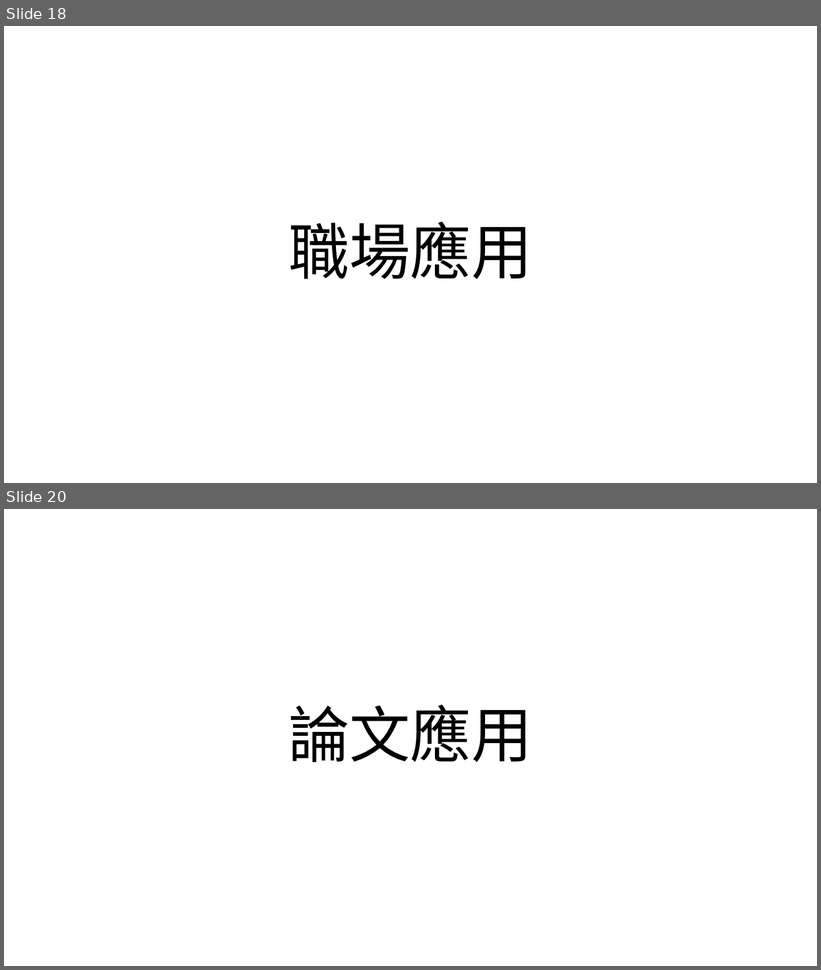
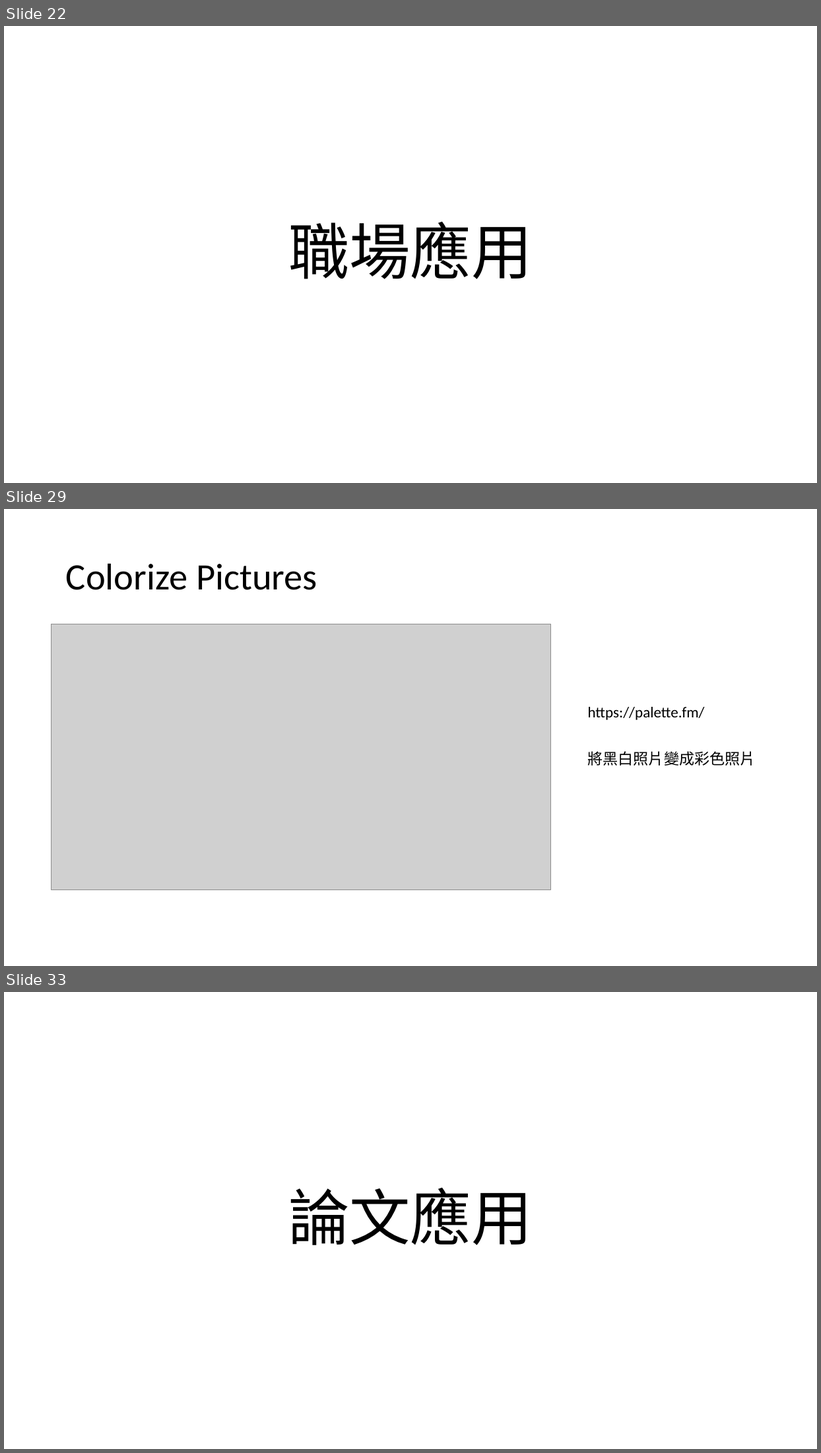
Before and after one commit to 10994015/0927speech, a slide deck: ppt草稿.pptx. Shown one above the other, each under a label of ours: slides 18 and 20 before the commit, slides 22, 29 and 33 after it; the slides between them are not shown. The pictures are 821x970 and 821x1453 pixels, drawn with LibreOffice and Linux fonts; fonts in the diff are those of the drawing; grey boxes stand for pictures. Boxes give left, top, right and bottom in pixels: in the first picture for what was removed or moved away, otherwise in the second. Text is boxed around its words. In the diff, an @@ line names an element or a change of style, - is before the commit and + after.

```diff
--- a/ppt草稿.pptx
+++ b/ppt草稿.pptx
@@ slide 29 added at box(4, 509, 817, 966), background #FFFFFF @@
@@ title added at box(66, 563, 317, 590), 44 pt, text #000000 @@
+Colorize Pictures
@@ picture added at box(52, 625, 551, 891) @@
@@ text added at box(588, 707, 705, 720), 18 pt, text #000000 @@
+https://palette.fm/
@@ text added at box(588, 751, 756, 766), 18 pt, text #000000 @@
+將黑白照片變成彩色照片
@@ what was slide 18 is now slide 22 @@
@@ what was slide 20 is now slide 33 @@
```
Also in this commit, not shown: 1 slide changed, 15 other slides added, 16 other files.
